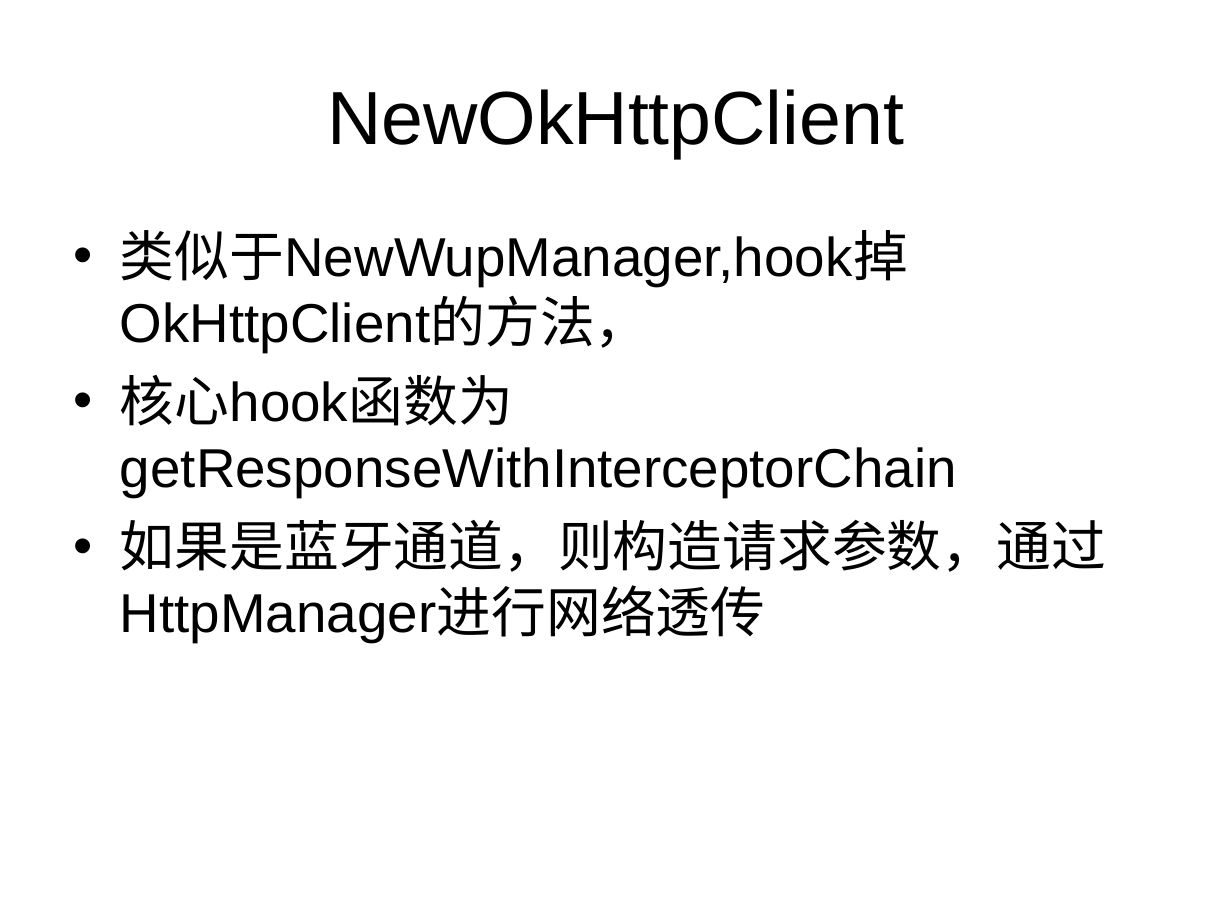
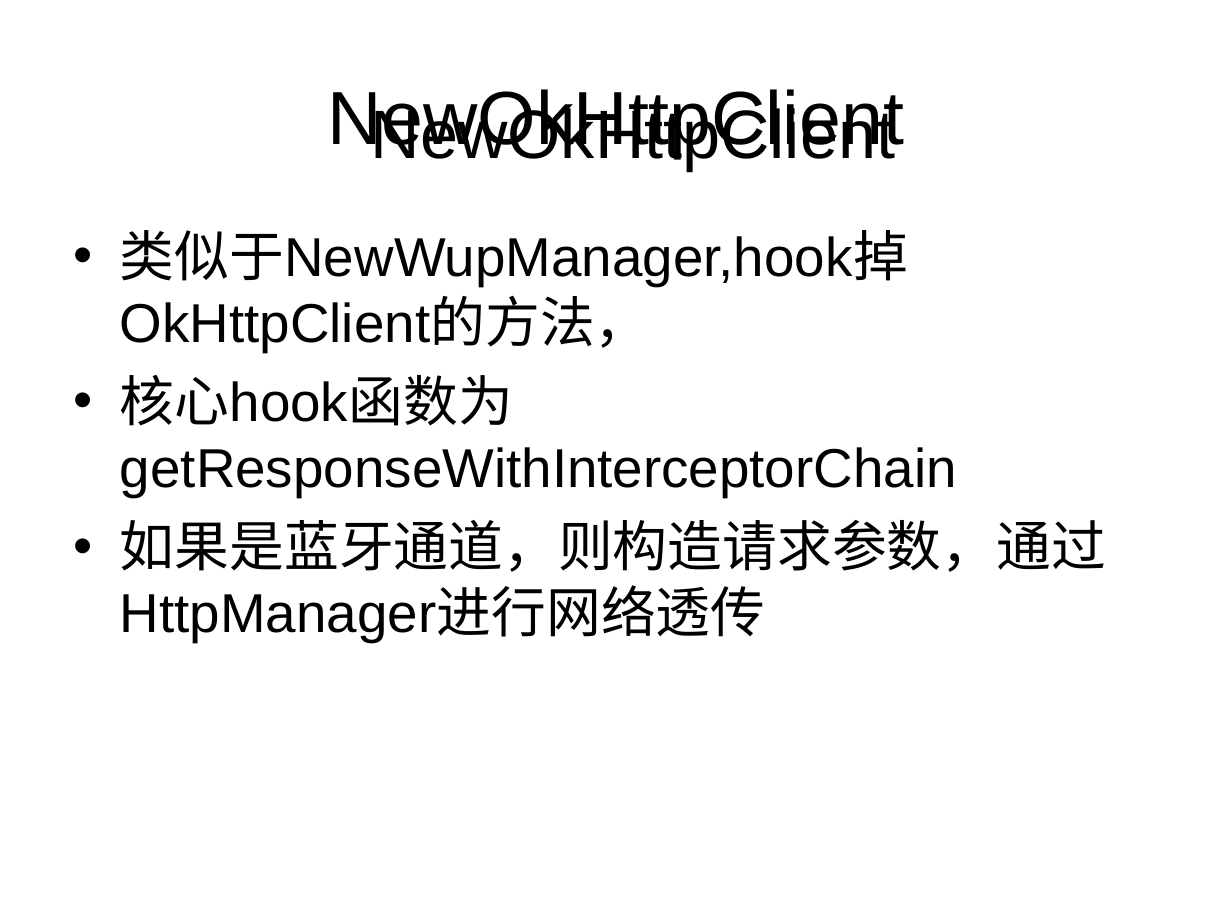
Before and after one commit to bradenwu/HttpFramework, a slide deck: slide 8 of doc/独立通信HttpFramework.ppt. Drawn at 1232x924 pixels with LibreOffice and Linux fonts; fonts in the diff are those of the drawing. Boxes give left, top, right and bottom in pixels: in the first picture for what was removed or moved away, otherwise in the second. Text is boxed around its words. In the diff, an @@ line names an element or a change of style, - is before the commit and + after.

```diff
--- a/doc/独立通信HttpFramework.ppt
+++ b/doc/独立通信HttpFramework.ppt
@@ text added at <box>371,104,895,171</box>, 40 pt, text #000000 @@
+NewOkHttpClient
```
Also in this commit, not shown: 5 other slides changed, 1 slide removed, 4 other files.
